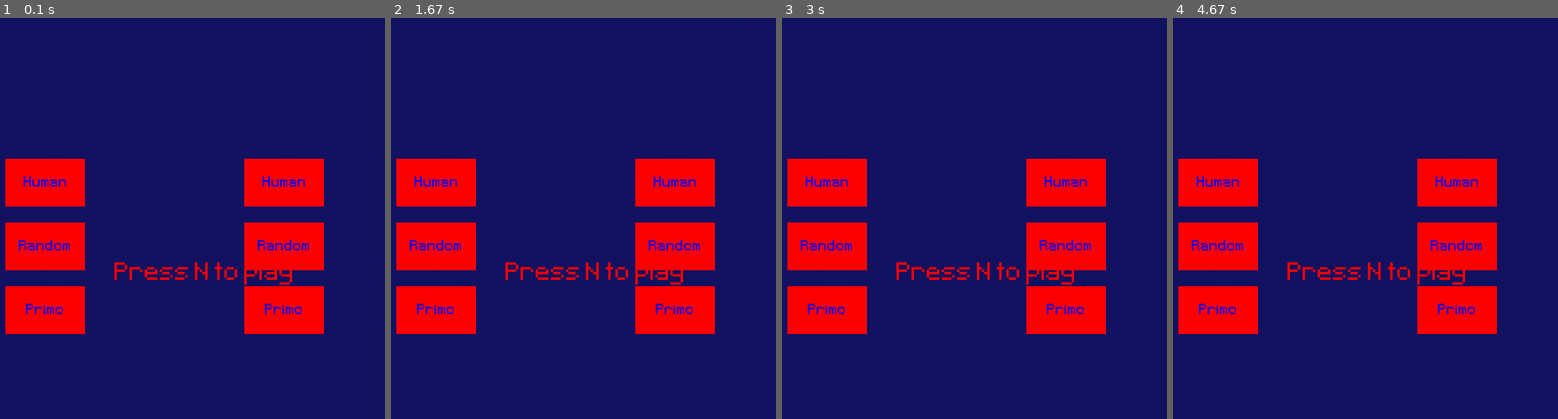
Above: before the commit, frames 1-4 (left to right).
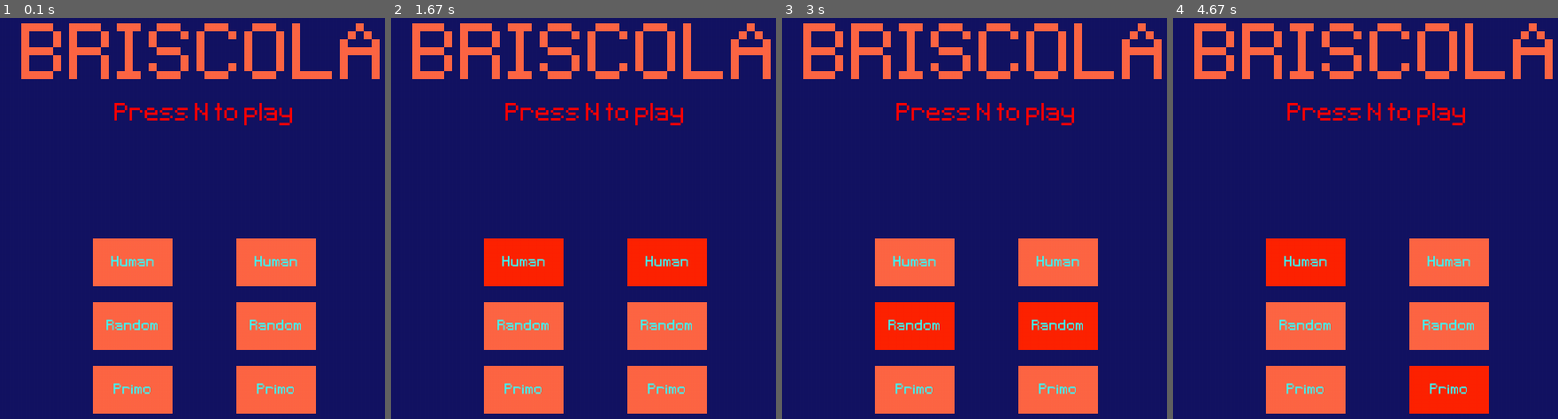
Above: after the commit, the same moments.

Repository: giolendius/Briscola
Game: pygame game, started from main_look.py
Same seed, same stepped clock (60 frames per second), same inputs: the game is played once before the commit and once after it.
Inputs (mouse positions are in pixels of both pictures, inside the frame that each line leads up to):
- Up to frame 1 (0.1 s): no input
- Up to frame 2 (1.67 s): press the mouse at (521, 390) at 0.37 s; move the mouse to (541, 238) at 0.47 s; release the mouse at (564, 86) at 0.6 s; press the mouse at (521, 326) at 0.7 s; move the mouse to (417, 386) at 0.8 s; release the mouse at (outside the picture) at 0.93 s; press the mouse at (668, 326) at 1.03 s; move the mouse to (691, 246) at 1.13 s; release the mouse at (722, 170) at 1.27 s; press the mouse at (521, 262) at 1.37 s; move the mouse to (471, 358) at 1.47 s; release the mouse at (outside the picture) at 1.6 s
- Up to frame 3 (3 s): press the mouse at (912, 326) at 1.7 s; move the mouse to (874, 198) at 1.8 s; release the mouse at (832, 70) at 1.93 s; press the mouse at (912, 326) at 2.03 s; move the mouse to (1093, 314) at 2.13 s; release the mouse at (outside the picture) at 2.27 s; press the mouse at (912, 390) at 2.37 s; move the mouse to (1051, 298) at 2.47 s; release the mouse at (outside the picture) at 2.6 s; press the mouse at (912, 390) at 2.7 s; move the mouse to (912, 354) at 2.8 s; release the mouse at (916, 322) at 2.93 s
- Up to frame 4 (4.67 s): press the mouse at (1450, 262) at 3.03 s; move the mouse to (1415, 202) at 3.13 s; release the mouse at (1384, 142) at 3.27 s; press the mouse at (1303, 390) at 3.37 s; move the mouse to (1334, 362) at 3.47 s; release the mouse at (1365, 334) at 3.6 s; press the mouse at (1303, 262) at 3.7 s; move the mouse to (1484, 298) at 3.8 s; release the mouse at (outside the picture) at 3.93 s; press the mouse at (1450, 390) at 4.53 s; move the mouse to (1288, 318) at 4.63 s

The runs differ from the first frame. In frame 1, 33% of the frame differs, in the area x 1-99%, y 1-99%; in frame 2, 33%; in frame 3, 33%; in frame 4, 33%.

Commit message:
feat(pygame): main menu

Diff:
--- a/src/pygame/pybriscola.py
+++ b/src/pygame/pybriscola.py
@@ -1,18 +1,18 @@
 from typing import List, Tuple
 import pygame
 
-from .pygame_utils import Button, main_menu_sprite_group
+from .pygame_utils import main_menu_sprite_group, ChoosePlayerButton
 from ..Briscola import BriscolaEnv
 from ..types.Agents import Agent, Human, agents_dict
 from ..types.types import Action, PygameState
 from .pygame_card import PyTable, PyHand, card_sprite_group, Container, PyBriscolaCard, get_card_sheet
-
-SCREEN_W = 1000
-SCREEN_H = 800
+from .pygame_constants import *
 
 
 class PyBriscolaEnv(BriscolaEnv):
-    def __init__(self, delay_play=1000, agents: list = None, state=1):
+    buttons: dict
+
+    def __init__(self, delay_play=1000, state=1):
         self.screen = pygame.display.set_mode((SCREEN_W, SCREEN_H))
         self.tempo = [pygame.time.get_ticks()]
         self.flg_pause = False
@@ -58,11 +58,15 @@
         pygame.quit()
 
     def create_buttons(self):
-        self.buttons = {(i, agent): Button(100, 60, 'red',
-                                           (300 * (i + 1), 300 + 80 * j), 30, agent,
-                                           'blue')
-                        for i in range(2)
-                        for j, agent in enumerate(agents_dict.keys())}
+        self.buttons = {
+            (player_id, agent_name): ChoosePlayerButton((player_id, agent_id),
+                                                        100, 60,
+                                                        '#FF6745', '#FF2300',
+                                                        (90 * (player_id * 2 - 1), 80 * agent_id),
+                                                        30,
+                                                        agent_name, '#34FFFF')
+            for player_id in range(2)
+            for agent_id, agent_name in enumerate(agents_dict.keys())}
 
     def main_menu(self):
 
@@ -80,9 +84,11 @@
                 print(f'{i} is now {agent_name}')
                 self.agents[i] = agents_dict[agent_name]()
 
-        text(self.screen, 'Press N to play', (0, SCREEN_H // 2), 'red', 50)
+        text(self.screen, 'BRISCOLA', (0, SCREEN_H // 8), '#FF6745', 160)
+        text(self.screen, 'Press N to play', (0, SCREEN_H // 4), 'red', 50)
 
         main_menu_sprite_group.draw(self.screen)
+        main_menu_sprite_group.update()
 
     def pygame_play_time(self):
         """Handles pygame while the actual game is going"""
@@ -143,7 +149,6 @@
     """Writes text on the pygame screen"""
     pos = (SCREEN_W // 2 + posit[0], posit[1])
     font = pygame.font.Font("src/asset/Pixel-type.ttf", size)
-    font = pygame.font.Font("src/asset/Pixel-type.ttf", size)
     txt_surf = font.render(txt, False, color)
     text_rect = txt_surf.get_rect(midtop=pos)
     screen.blit(txt_surf, text_rect)
--- a/src/pygame/pygame_card.py
+++ b/src/pygame/pygame_card.py
@@ -6,18 +6,12 @@
 
 from ..types import briscola_cards as bc
 from ..types.types import Action, CurrentPlayer
+from .pygame_constants import *
 
 card_sprite_group = pygame.sprite.Group()
 
 
-SCREEN_W = 1000
-SCREEN_H = 800
-HAND_HEIGHT_POS = 260
-TABLE_HEIGHT_POS = 60
-CARD_DISTANCE = 100
 
-# l = 5
-card_w, card_h = 15.5*5, 24.5*5
 
 
 class Container:
--- /dev/null
+++ b/src/pygame/pygame_constants.py
@@ -0,0 +1,8 @@
+SCREEN_W = 1000
+SCREEN_H = 800
+HAND_HEIGHT_POS = 260
+TABLE_HEIGHT_POS = 60
+CARD_DISTANCE = 100
+
+# l = 5
+card_w, card_h = 15.5*5, 24.5*5
--- a/src/pygame/pygame_utils.py
+++ b/src/pygame/pygame_utils.py
@@ -1,20 +1,51 @@
-from numpy import array
+from dataclasses import dataclass
+from typing import Tuple
 import pygame
+from .pygame_constants import *
 
 main_menu_sprite_group = pygame.sprite.Group()
 
 
 class Button(pygame.sprite.Sprite):
-    def __init__(self, width, height, background_color, position, text_size, text_content, text_color):
+    def __init__(self, width, height, button_color1, button_color2, position, text_size, text_content, text_color):
         super().__init__(main_menu_sprite_group)
         self.image = pygame.Surface([width, height])
-        self.image.fill(background_color)
-        self.rect = self.image.get_rect(center=position)
+        self.button_color1 = button_color1
+        self.button_color2 = button_color2
+        self.image.fill(self.button_color1)
+        self.rect = self.image.get_rect(center=(SCREEN_W//2+position[0], SCREEN_H//2+position[1]))
         self.text = pygame.font.Font("src/asset/Pixel-type.ttf", text_size).render(text_content, True, text_color)
-        self.text_rect = self.text.get_rect(center=[width/2, height/2])
+        self.text_rect = self.text.get_rect(center=[width / 2, height / 2])
         self.image.blit(self.text, self.text_rect)
 
     def is_pressed(self, mouse_pos, pressed):
         if self.rect.collidepoint(mouse_pos) and pressed[0]:
             return True
         return False
+
+
+@dataclass
+class Id:
+    player_id: int
+    agent_id: int
+
+
+class ChoosePlayerButton(Button):
+    pressed = {}
+
+    def __init__(self, id: Tuple[int, int], width, height, button_color1, button_color2, position, text_size, text_content, text_color):
+        super().__init__(width, height, button_color1, button_color2, position, text_size, text_content, text_color)
+        self.id = Id(*id)
+
+    def is_pressed(self, mouse_pos, pressed):
+        if self.rect.collidepoint(mouse_pos) and pressed[0]:
+            self.pressed[self.id.player_id] = self.id.agent_id
+            return True
+        return False
+
+    def update(self, *args, **kwargs):
+        if self.pressed.get(self.id.player_id) == self.id.agent_id:
+            self.image.fill(self.button_color2)
+        else:
+            self.image.fill(self.button_color1)
+        self.image.blit(self.text, self.text_rect)
--- a/src/types/types.py
+++ b/src/types/types.py
@@ -1,8 +1,4 @@
 from enum import Enum
-from typing import Dict, Iterator, Iterable
-
-
-from typing_extensions import SupportsIndex
 
 
 class Action(Enum):
@@ -51,16 +47,3 @@
     def __repr__(self) -> str:
         """Make printing show the current value nicely."""
         return f"CurPlayer: {self.current}, starting {self.starting}/{self.tot}"
-
-    # def __iter__(self):
-    #     for i in range(self.tot):
-    #         yield (self.starting+i) % self.tot
-
-
-a=CurrentPlayer(4,2)
-b = [5,6,7][a]
-c = {0: 'a', 1: 'b', 2: 'c'}
-d=c[a]
-a.next()
-a.next()
-a==a.starting
